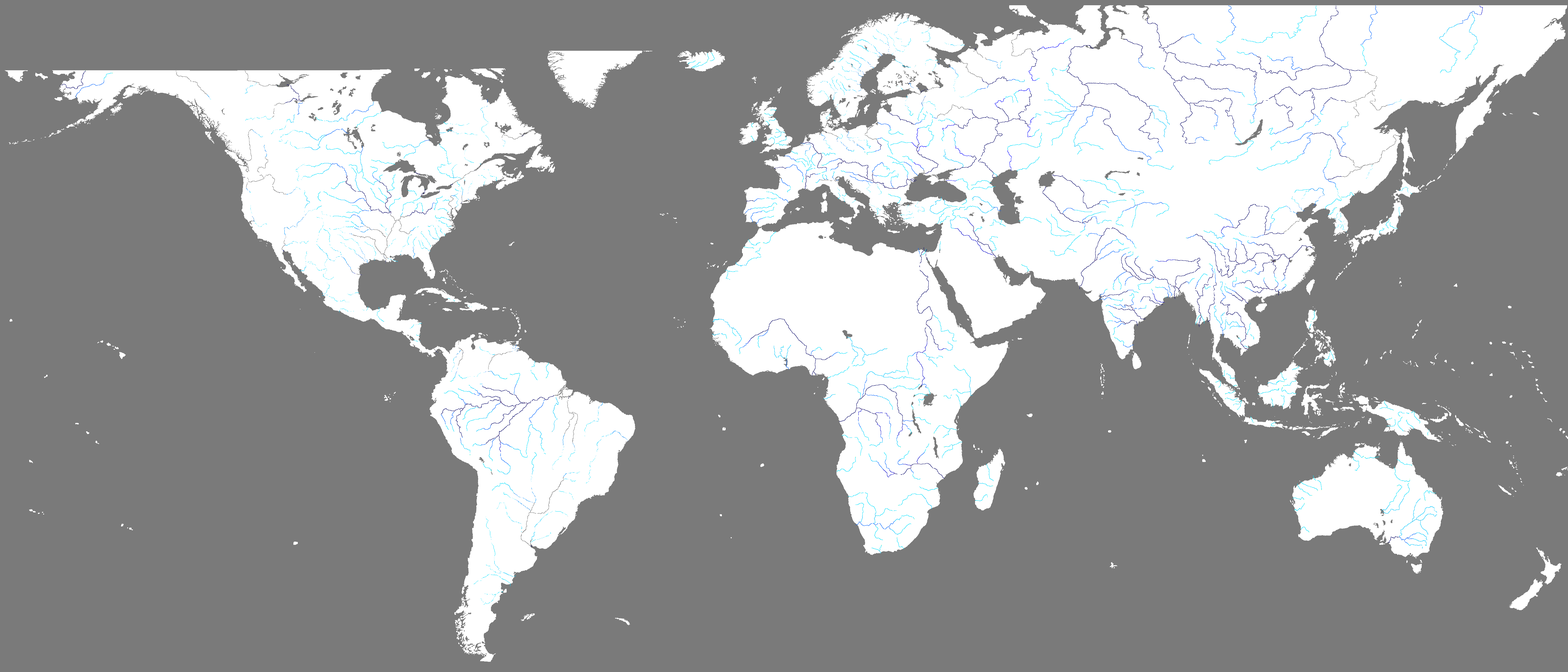
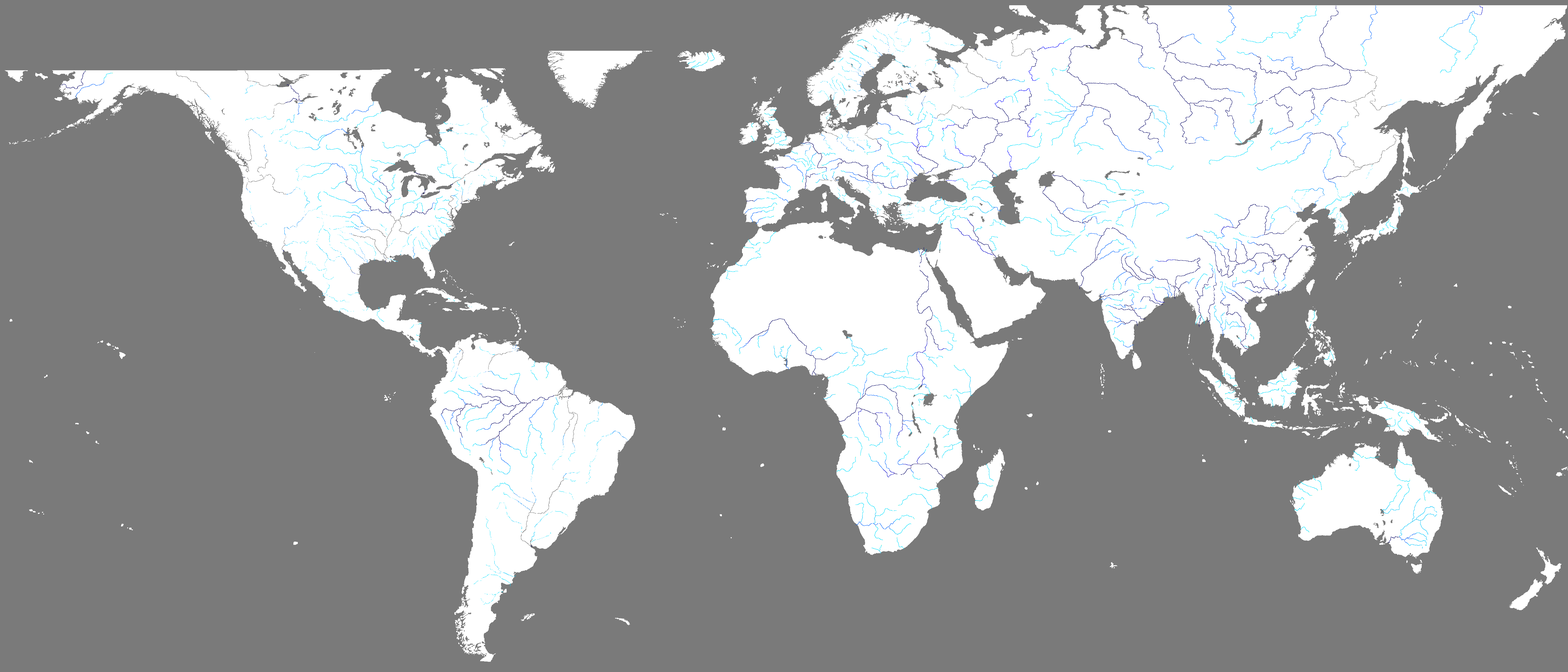
Revision of a layered 1568×672 image; what changed, layer by layer:
painted on "rivers.bmp" over [1208, 240, 1257, 273]
